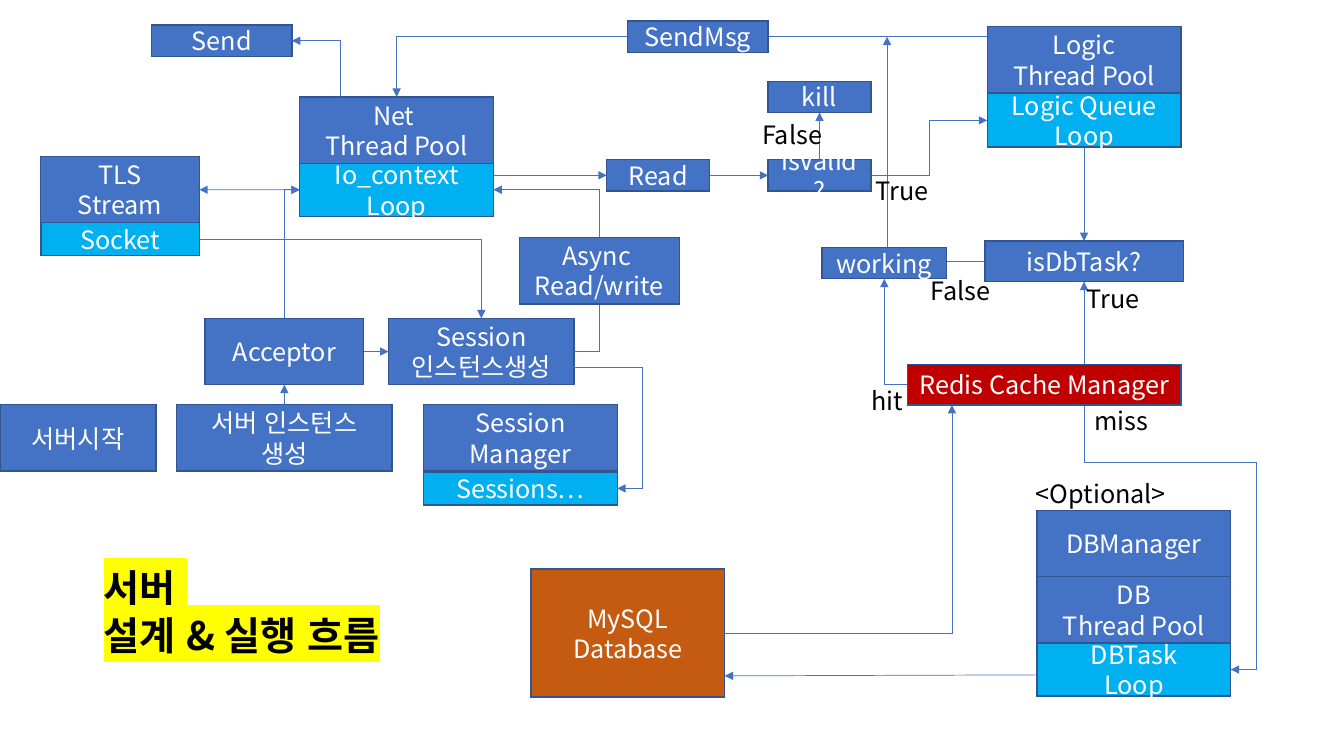
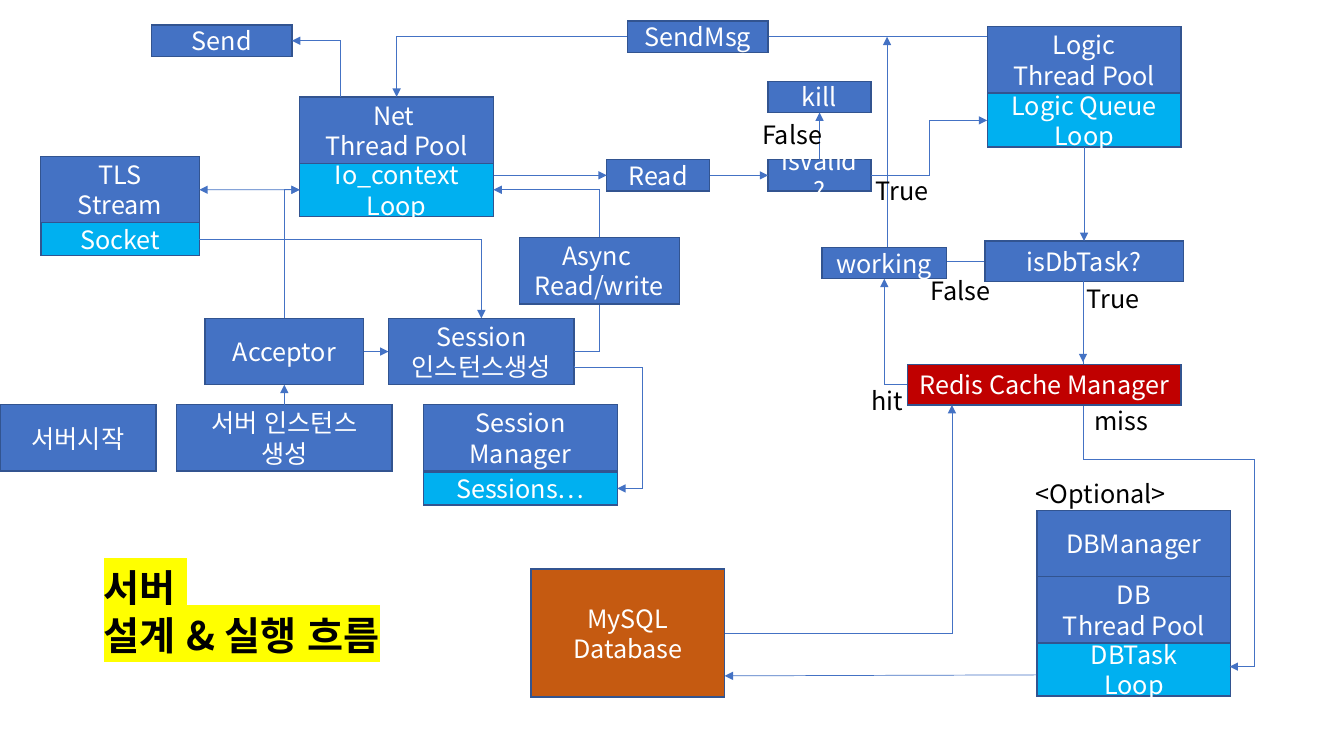
Before and after one commit to Owl-jun/Server-Temp, a slide deck: slide 6 of ppt1.pptx. Drawn at 1344x756 pixels with LibreOffice and Linux fonts; fonts in the diff are those of the drawing. Boxes give left, top, right and bottom in pixels: in the first picture for what was removed or moved away, otherwise in the second. Text is boxed around its words. In the diff, an @@ line names an element or a change of style, - is before the commit and + after.

```diff
--- a/ppt1.pptx
+++ b/ppt1.pptx
@@ elbow arrow moved from (1085, 282) - (1231, 669) to (1083, 279) - (1230, 666) @@
@@ arrow added from (1083, 279) to (1083, 362), #4472C4 0.5 pt @@
@@ elbow arrow removed from (1231, 669) to (1085, 282) @@
```
Also in this commit, not shown: 1 other file.
